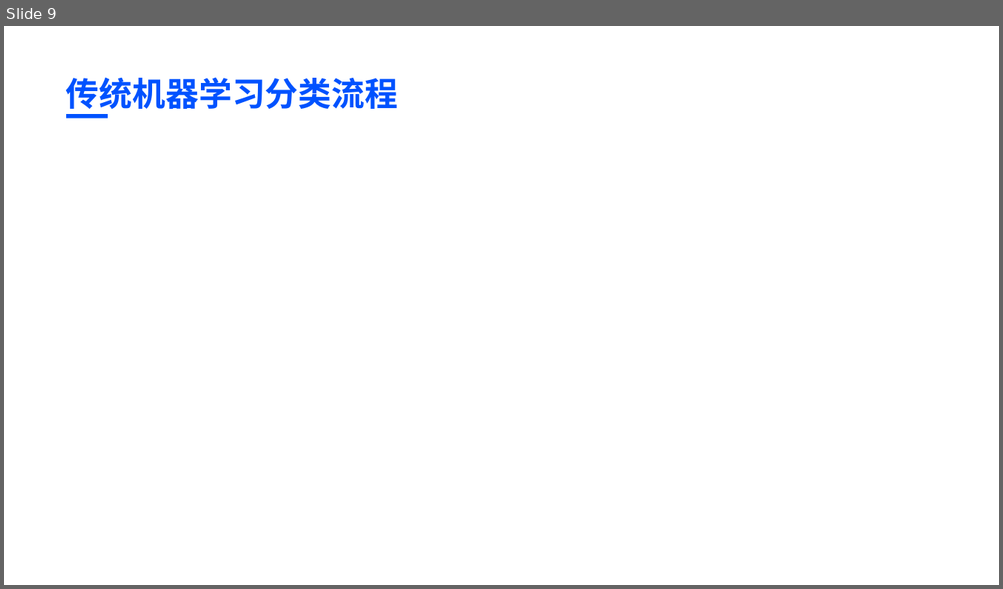
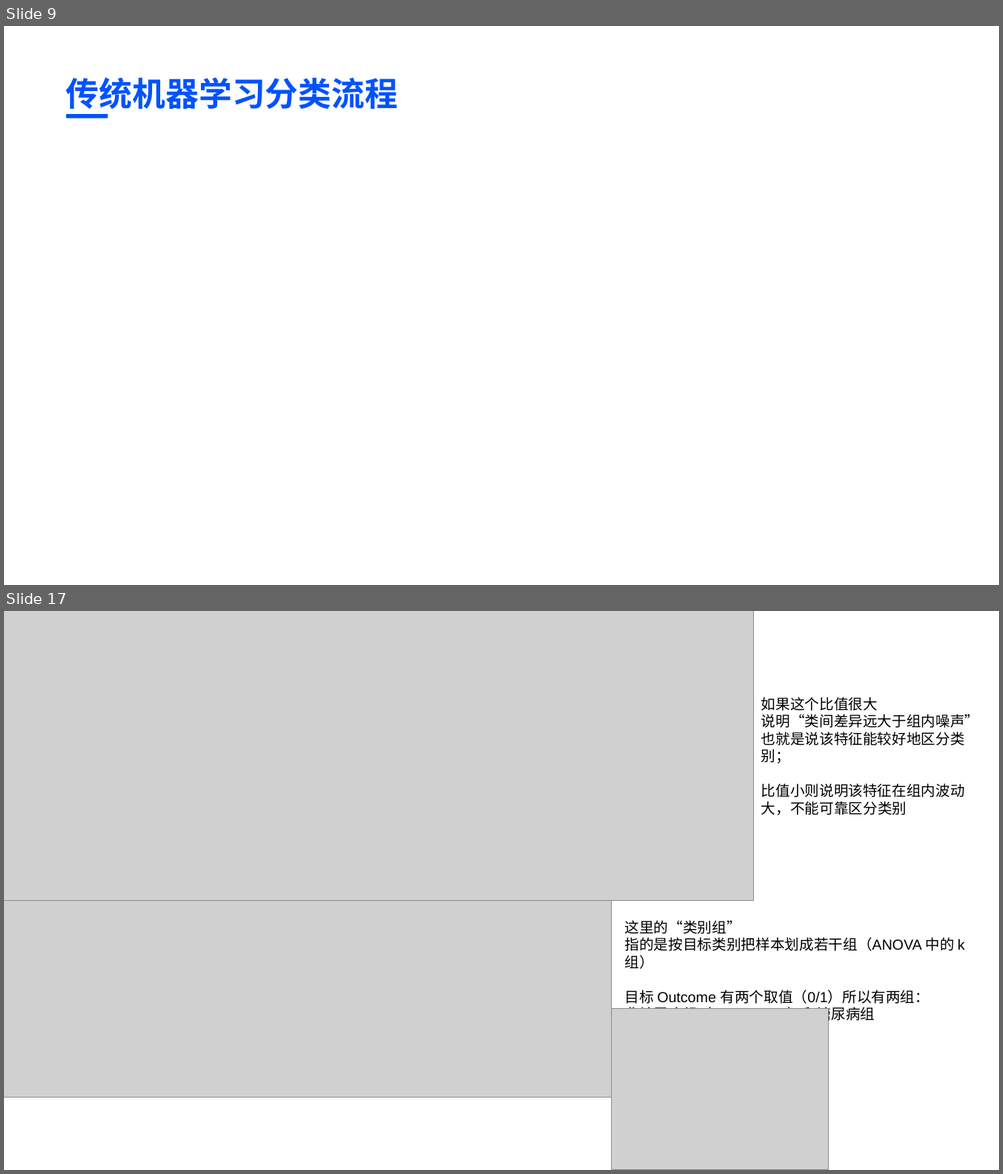
Before and after one commit to BaiRong-NUC/DiabetesAnalyzes, a slide deck: 多元统计与模式识别课程汇报.pptx. Shown one above the other, each under a label of ours: slide 9 before the commit, slides 9 and 17 after it; the slides between them are not shown. The pictures are 1003x589 and 1003x1174 pixels, drawn with LibreOffice and Linux fonts; fonts in the diff are those of the drawing; grey boxes stand for pictures; background and template pictures are left out. Boxes give left, top, right and bottom in pixels: in the first picture for what was removed or moved away, otherwise in the second. Text is boxed around its words. In the diff, an @@ line names an element or a change of style, - is before the commit and + after.

Commit message:
上传特征提取基于统计检验的特征选择 (f_classif)数学公式计算步骤

```diff
--- a/多元统计与模式识别课程汇报.pptx
+++ b/多元统计与模式识别课程汇报.pptx
@@ slide 17 added at [4,611,999,1170], background #FFFFFF @@
@@ picture added at [4,611,754,900] @@
@@ text added at [761,697,979,815], 14 pt, text #000000 @@
+如果这个比值很大
+说明“类间差异远大于组内噪声”
+也就是说该特征能较好地区分类别；
+比值小则说明该特征在组内波动大，不能可靠区分类别
@@ picture added at [4,900,612,1097] @@
@@ text added at [625,920,965,1024], 14 pt, text #000000 @@
+这里的“类别组”
+指的是按目标类别把样本划成若干组（ANOVA 中的 k 组）
+目标 Outcome 有两个取值（0/1）所以有两组：
+非糖尿病组（Outcome=0）和糖尿病组（Outcome=1）。
@@ picture added at [612,1008,828,1170] @@
```
Also in this commit, not shown: 1 slide changed, 12 other slides added, 2 other files.
